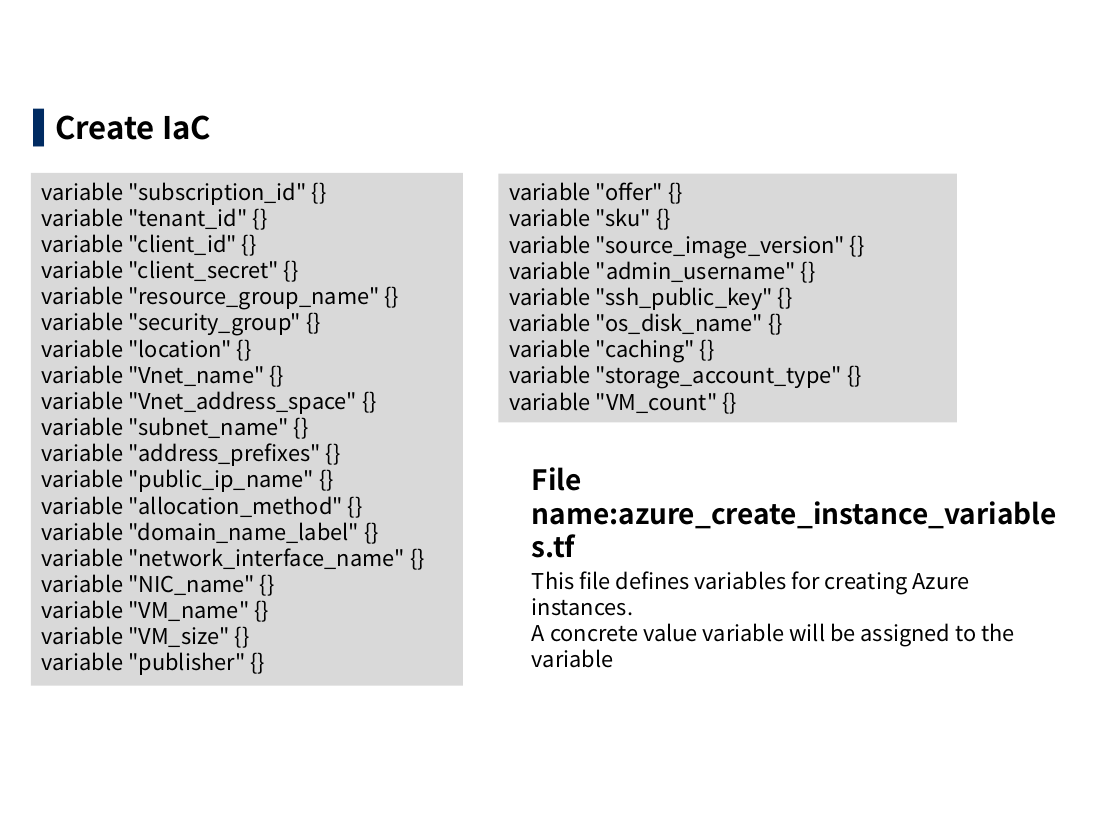
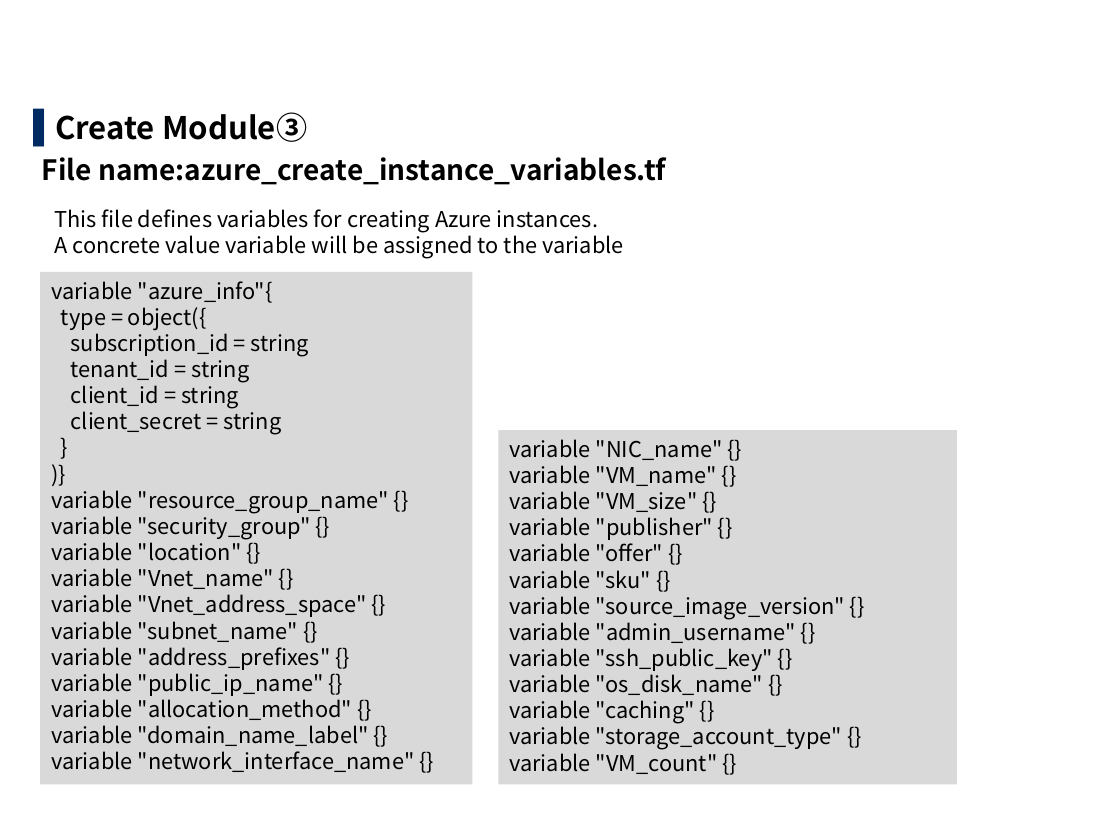
Before and after one commit to exastro-suite/it-automation-docs, a slide deck: slide 10 of asset/Learn/ITA-Terraform-driver-practice_en.pptx (slide 11 before the commit). Drawn at 1120x840 pixels with LibreOffice and Linux fonts; fonts in the diff are those of the drawing; background and template pictures are left out. Boxes give left, top, right and bottom in pixels: in the first picture for what was removed or moved away, otherwise in the second. Text is boxed around its words. In the diff, an @@ line names an element or a change of style, - is before the commit and + after.

```diff
--- a/asset/Learn/ITA-Terraform-driver-practice_en.pptx
+++ b/asset/Learn/ITA-Terraform-driver-practice_en.pptx
@@ text at (x1=55, y1=112, x2=307, y2=142): text changed @@
-▌ Create IaC
+▌ Create Module③
@@ text "File name:azure_create_instance_variables.tf" rewrapped from (x1=532, y1=467, x2=1057, y2=558) to (x1=42, y1=157, x2=666, y2=185) @@
@@ text "This file defines variables for ..." rewrapped from (x1=532, y1=571, x2=1015, y2=668) to (x1=54, y1=209, x2=624, y2=259) @@
@@ rectangle "variable "azure_info"{" moved from (x1=30, y1=172, x2=463, y2=685) to (x1=40, y1=272, x2=473, y2=785) @@
@@ text in rectangle at (x1=51, y1=281, x2=309, y2=435): text changed @@
-variable "subscription_id" {}
-variable "tenant_id" {}
-variable "client_id" {}
-variable "client_secret" {}
+variable "azure_info"{
+type = object({
+subscription_id = string
+tenant_id = string
+client_id = string
+client_secret = string
+}
+)}
@@ rectangle "variable "NIC_name" {}" resized from (x1=498, y1=174, x2=958, y2=422) to (x1=498, y1=430, x2=958, y2=784) @@
@@ text in rectangle at (x1=509, y1=439, x2=723, y2=540): paragraphs added @@
+variable "NIC_name" {}
+variable "VM_name" {}
+variable "VM_size" {}
+variable "publisher" {}
@@ text in rectangle at (x1=42, y1=574, x2=255, y2=675): paragraphs removed @@
-variable "NIC_name" {}
-variable "VM_name" {}
-variable "VM_size" {}
-variable "publisher" {}
```
Also in this commit, not shown: 16 other slides changed, 1 slide removed, 11 other files.
